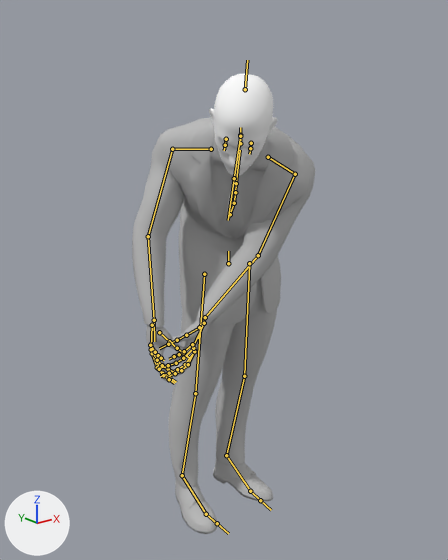
Before and after pictures for a commit that changed the Blender file Graphics/SuitedManFinal.1.blend.
One viewpoint serves both versions: a 50 mm lens placed at (-1.293, -1.573, 1.535), pointed at (-0.143, -0.136, 0.96). Arrows for +X, +Y and +Z are at lower left; the lights stay in place. Both versions are drawn at frame 0 of the action 'DeformationSystemAction.001'; the numbers are the values there. The bones that bend it are drawn over the model as lines.

Names of what the first picture shows: 'HeadF', 'SuitGEO01'.
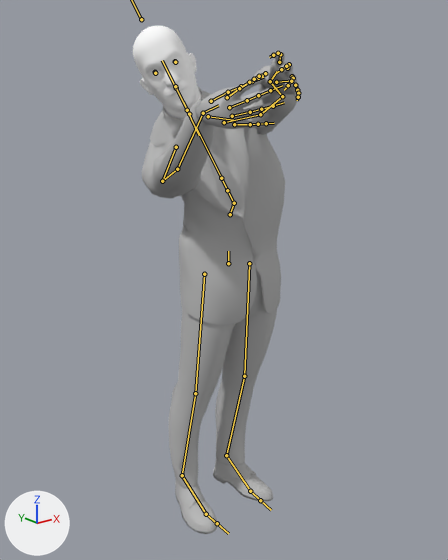
What differs and where, as boxes [x1, y1, x2, y2] in the pictures (448 x 560 px):
'SuitGEO01', posed (14% narrower, 16% taller)
    before: [132, 117, 316, 534]
    after: [142, 50, 301, 534]
'HeadF', posed
    before: [209, 74, 278, 176]
    after: [133, 26, 202, 120]
bone 'Spine1Part1_M', root to tip
    before: (234, 203) to (235, 192)
    after: (234, 203) to (227, 190)
bone 'Scapula_R', root to tip
    before: (211, 149) to (172, 149)
    after: (176, 147) to (162, 181)
bone 'Scapula_L', root to tip
    before: (268, 157) to (295, 174)
    after: (224, 122) to (260, 114)

Edits to the bpy script that builds the scene:
```text
Change bone_spine1part1_m:
    where bone_spine1part1_m = bpy.data.objects['DeformationSystem'].pose.bones['Spine1Part1_M']  # child of 'Spine1_M'
    bone_spine1part1_m.rotation_quaternion: (0.93, 0.116, -0.347, -0.041) -> (0.853, 0.257, -0.261, 0.372)  # degrees (18, -39, -12) -> degrees (18, -39, 40)
Change bone_scapula_r:
    where bone_scapula_r = bpy.data.objects['DeformationSystem'].pose.bones['Scapula_R']  # child of 'Chest_M'
    bone_scapula_r.rotation_quaternion: (0.983, 0.184, -0.019, -0.019) -> (0.848, 0.411, 0.259, -0.213)  # degrees (21, -2, -3) -> degrees (48, 38, -11)
Change bone_scapula_l:
    where bone_scapula_l = bpy.data.objects['DeformationSystem'].pose.bones['Scapula_L']  # child of 'Chest_M'
    bone_scapula_l.rotation_quaternion: (0.88, 0.372, -0.255, -0.149) -> (0.74, 0.121, -0.646, -0.142)  # degrees (51, -20, -29) -> degrees (69, -67, -71)
```
